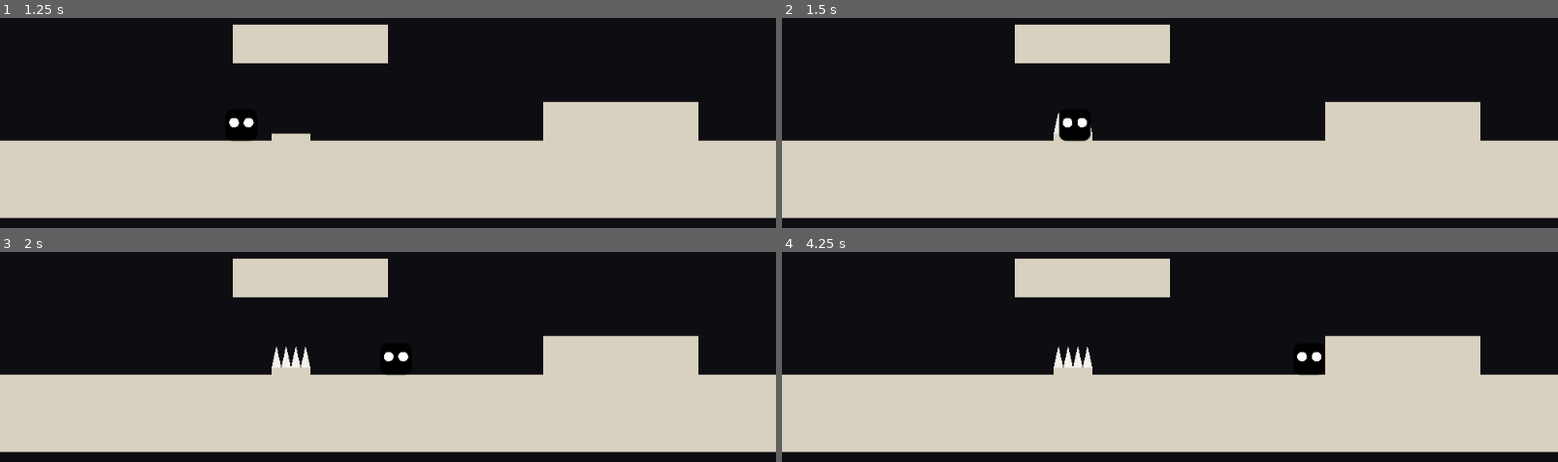
Above: before the commit, frames 1-4 (two rows, left to right).
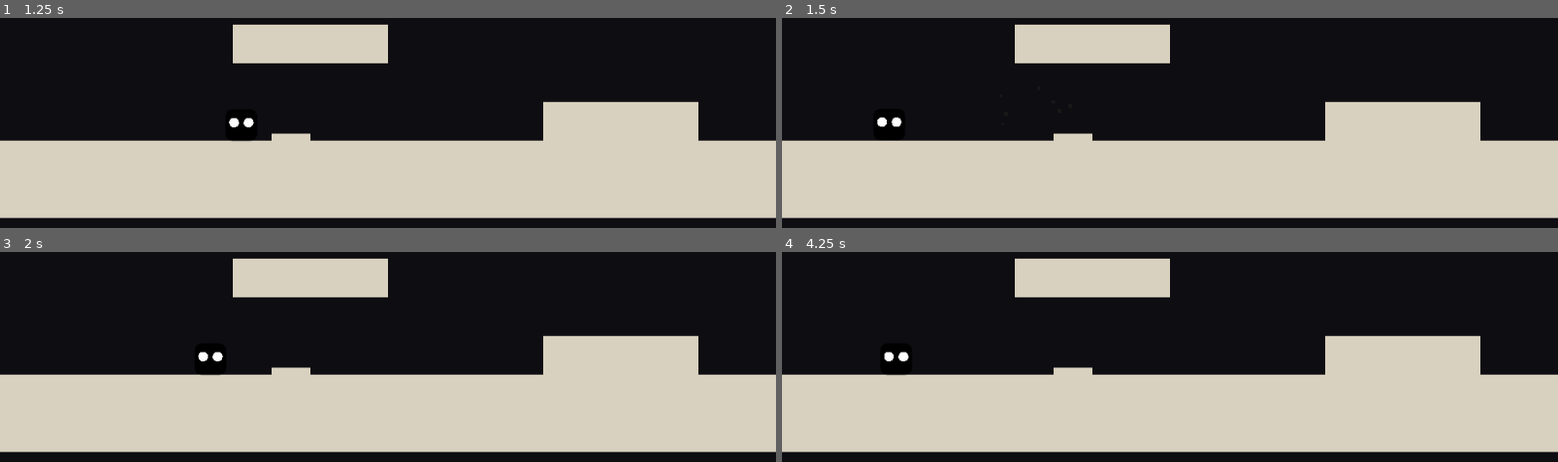
Above: after the commit, the same moments.

Repository: techafreshh/lvl-devil
Game: Godot game, scene res://main.tscn
Two runs of this game, one before a commit and one after it. Both use one fixed random seed, a clock stepped at 60 frames per second and the inputs below. Sound files missing from this copy of the repository are replaced by a short silence.
Inputs:
- Up to frame 1 (1.25 s): tap Enter at 0.5 s; hold Right (move_right) from 0.53 s (still down); tap Space (jump) at 0.77 s
- Up to frame 2 (1.5 s): keep holding Right (move_right)
- Up to frame 3 (2 s): keep holding Right (move_right); tap Space (jump) at 1.52 s
- Up to frame 4 (4.25 s): release Right (move_right) at 2.03 s; hold Left (move_left) 2.03-2.78 s; hold Right (move_right) from 2.78 s (still down); tap Space (jump) at 3.02, 3.77 s; tap R (restart) at 4.15 s

Frame 1 is identical in both runs. In frame 2, 0.4% of the frame differs, in the area x 12-40%, y 45-59%; in frame 3, 0.6%, in the area x 25-53%, y 45-59%; in frame 4, 0.6%.

Commit message:
Add GameManager death/respawn loop and rewire bootstrap
Freeze halts the player for a 0.1s wall-clock timer (never paused tree
or time scale), bursts a code-created CPUParticles2D, plays death.wav
only if shipped, then rebuilds the level; R respawns instantly, fall
below y=376 kills, generation counter dedupes mid-death restart.

Diff:
--- a/lvl-devil/main.gd
+++ b/lvl-devil/main.gd
@@ -1,12 +1,13 @@
 extends Node2D
-## Bootstrap: builds level 0 through LevelBuilder and hosts it.
+## Bootstrap: hosts a GameManager and starts level 0 through it.
 ## A null build aborts the load loudly instead of booting a broken level.
 
 
 func _ready() -> void:
 	print("lvl-devil ready")
-	var level := LevelBuilder.build(0)
-	if level == null:
+	var manager := GameManager.new()
+	manager.name = "Game"
+	add_child(manager)
+	if not manager.start_level(0):
 		push_error("[Main] level 0 failed to build; aborting load")
 		return
-	add_child(level)
--- /dev/null
+++ b/lvl-devil/scripts/game.gd
@@ -0,0 +1,146 @@
+class_name GameManager extends Node
+## Death/respawn manager: hosts the built level, freezes on death with a
+## shape-burst, then rebuilds the level so every trap resets to grid state.
+## Freeze is a wall-clock SceneTreeTimer with the player halted (never
+## get_tree().paused or Engine.time_scale, which break headless timing).
+## A generation counter keeps `R` during an in-flight death to one respawn.
+
+
+const FREEZE_TIME := 0.1
+const KILL_Y := 376.0
+const DEATH_SFX_PATH := "res://sfx/death.wav"
+
+var level_idx := 0
+var level: Node2D = null
+var player: CharacterBody2D = null
+var spawn_pos := Vector2.ZERO
+
+var _dying := false
+var _generation := 0
+
+
+func _ready() -> void:
+	add_to_group("game")
+
+
+## Frees any old level, builds `idx` via LevelBuilder, records the spawn
+## and wires every spike `killed` signal. Loud false on a null build.
+func start_level(idx: int) -> bool:
+	level_idx = idx
+	if is_instance_valid(level):
+		remove_child(level)
+		level.free()
+	level = null
+	player = null
+	var built := LevelBuilder.build(idx)
+	if built == null:
+		push_error("[Game] level %d failed to build; aborting load" % idx)
+		return false
+	level = built
+	add_child(level)
+	player = level.get_node_or_null("Player") as CharacterBody2D
+	if player == null:
+		push_error("[Game] level %d: missing Player after build" % idx)
+		return false
+	spawn_pos = (player as Node2D).global_position
+	var spikes := get_tree().get_nodes_in_group("spikes")
+	for spike: Node in spikes:
+		if spike.has_signal("killed"):
+			(spike as PopupSpike).killed.connect(_on_spike_killed)
+	_dying = false
+	return true
+
+
+func _on_spike_killed(_spike: Node) -> void:
+	request_death("spike")
+
+
+## Starts the death presentation unless one is already in flight.
+## Halts the player, bursts particles, plays the squelch when shipped,
+## waits FREEZE_TIME wall-clock, then rebuilds. Re-entrancy is guarded.
+func request_death(_cause: String) -> void:
+	if _dying:
+		return
+	if level == null or not is_instance_valid(level):
+		return
+	if player == null or not is_instance_valid(player):
+		return
+	_dying = true
+	var gen := _generation
+	var corpse: Vector2 = (player as Node2D).global_position
+	(player as CharacterBody2D).set_physics_process(false)
+	(player as CharacterBody2D).velocity = Vector2.ZERO
+	_burst_particles(corpse)
+	_play_death_sfx()
+	await get_tree().create_timer(FREEZE_TIME).timeout
+	if gen != _generation:
+		return
+	respawn()
+
+
+## Fast-path instant restart: no freeze, safe mid-death via the counter.
+func respawn() -> void:
+	_generation += 1
+	_dying = false
+	start_level(level_idx)
+
+
+func _physics_process(_delta: float) -> void:
+	if _dying:
+		return
+	if player == null or not is_instance_valid(player):
+		return
+	if (player as Node2D).global_position.y > KILL_Y:
+		request_death("fall")
+
+
+func _unhandled_input(event: InputEvent) -> void:
+	if event.is_action_pressed("restart"):
+		respawn()
+		get_viewport().set_input_as_handled()
+
+
+func _burst_particles(at: Vector2) -> void:
+	var burst := CPUParticles2D.new()
+	burst.amount = 16
+	burst.lifetime = 0.4
+	burst.one_shot = true
+	burst.explosiveness = 1.0
+	burst.emission_shape = CPUParticles2D.EMISSION_SHAPE_SPHERE
+	burst.emission_sphere_radius = 6.0
+	burst.direction = Vector2(0, -1)
+	burst.spread = 180.0
+	burst.gravity = Vector2(0, 800)
+	burst.initial_velocity_min = 120.0
+	burst.initial_velocity_max = 260.0
+	burst.scale_amount_min = 2.0
+	burst.scale_amount_max = 4.0
+	burst.color = Color(0.1, 0.1, 0.1)
+	burst.position = at - get_global_offset()
+	add_child(burst)
+	burst.emitting = true
+	var timer := get_tree().create_timer(1.0)
+	timer.timeout.connect(func() -> void: if is_instance_valid(burst): burst.queue_free())
+
+
+## Global offset of this manager in world space (Main sits at the origin,
+## so this is normally zero, but keeps the burst on the corpse regardless).
+func get_global_offset() -> Vector2:
+	var p := get_parent() as Node2D
+	if p != null:
+		return p.global_position
+	return Vector2.ZERO
+
+
+## Silent-safe death squelch: plays only when the wav has landed.
+func _play_death_sfx() -> void:
+	if not ResourceLoader.exists(DEATH_SFX_PATH):
+		return
+	var stream := load(DEATH_SFX_PATH) as AudioStream
+	if stream == null:
+		return
+	var voice := AudioStreamPlayer.new()
+	voice.stream = stream
+	add_child(voice)
+	voice.finished.connect(voice.queue_free)
+	voice.play()
Not shown, added: lvl-devil/scripts/game.gd.uid
